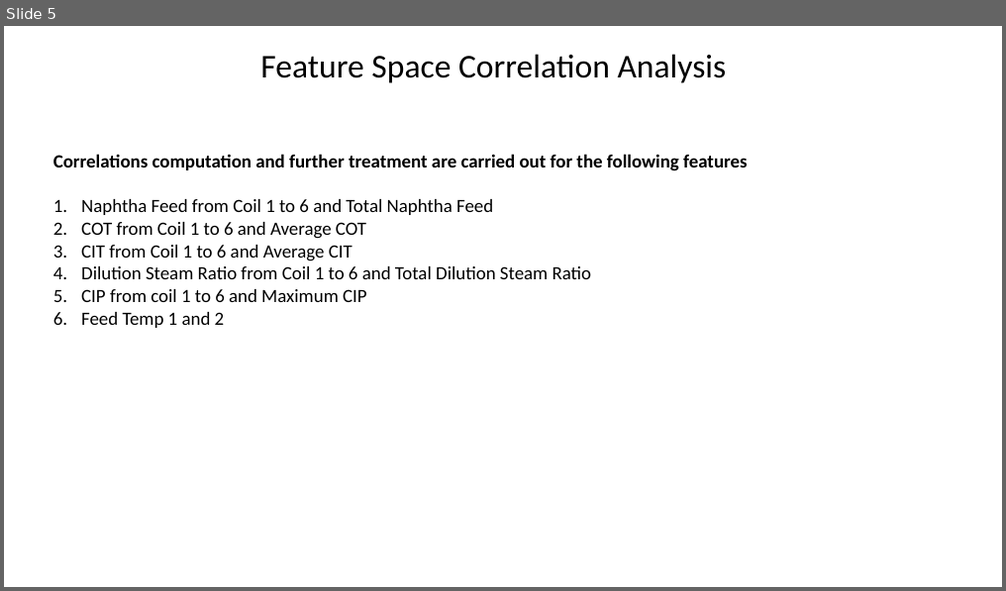
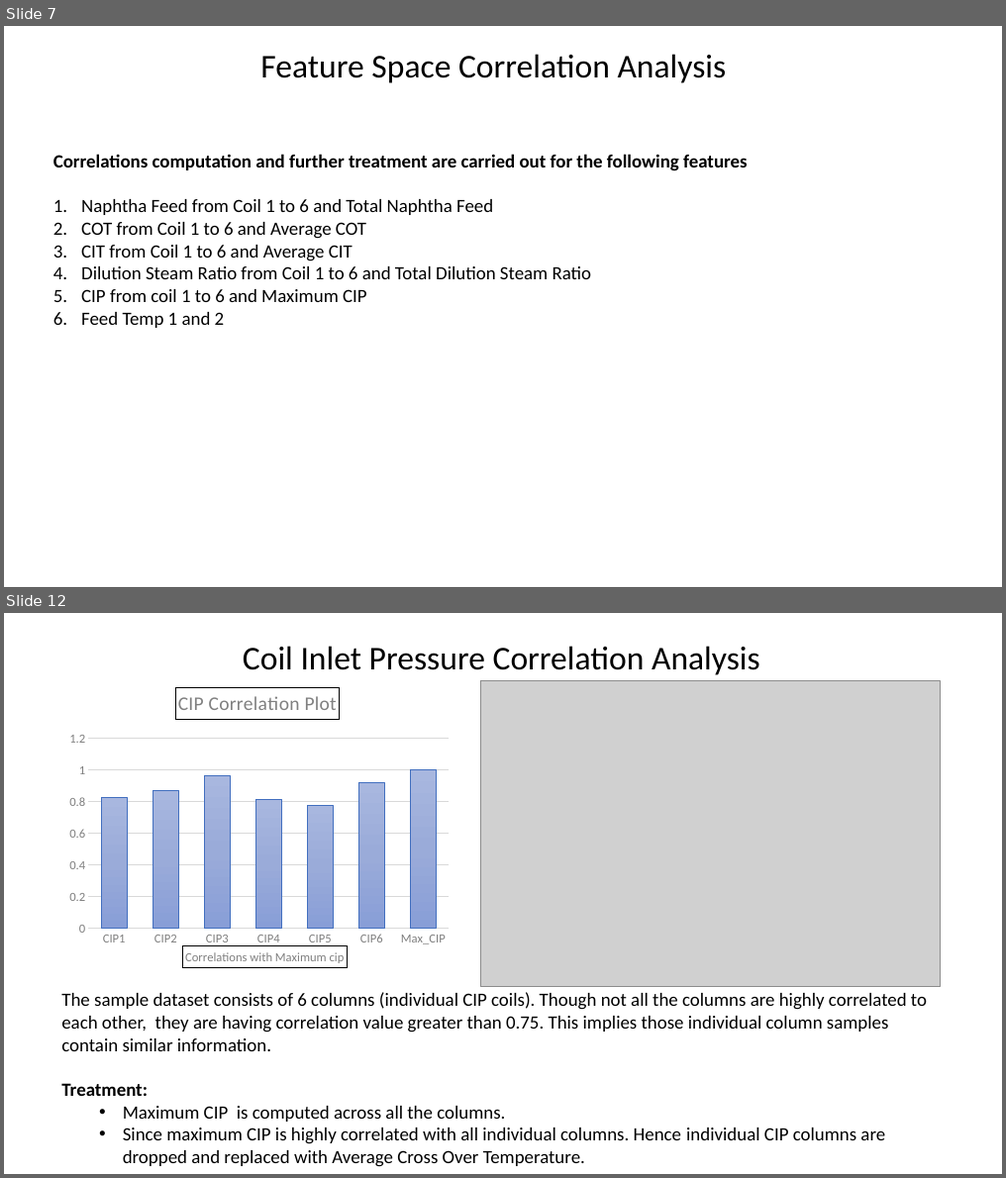
Before and after one commit to SabyasachiBhadra/CAP_106, a slide deck: CAP_106_Research_Env/EDA_Report/New Microsoft PowerPoint Presentation.pptx. Shown one above the other, each under a label of ours: slide 5 before the commit, slides 7 and 12 after it; the slides between them are not shown. The pictures are 1006x591 and 1006x1178 pixels, drawn with LibreOffice and Linux fonts; fonts in the diff are those of the drawing; grey boxes stand for pictures. Boxes give left, top, right and bottom in pixels: in the first picture for what was removed or moved away, otherwise in the second. Text is boxed around its words. In the diff, an @@ line names an element or a change of style, - is before the commit and + after.

```diff
--- a/CAP_106_Research_Env/EDA_Report/New Microsoft PowerPoint Presentation.pptx
+++ b/CAP_106_Research_Env/EDA_Report/New Microsoft PowerPoint Presentation.pptx
@@ slide 12 added at (x1=4, y1=613, x2=1002, y2=1174), background #FFFFFF @@
@@ text added at (x1=243, y1=646, x2=760, y2=675), 32 pt, text #000000 @@
+Coil Inlet Pressure Correlation Analysis
@@ column chart added at (x1=54, y1=688, x2=460, y2=978) @@
+title "CIP Correlation Plot "
+categories: CIP1, CIP2, CIP3, CIP4, CIP5, CIP6, Max_CIP
+Series 1: 0.83, 0.87, 0.97, 0.81, 0.78, 0.92, 1
@@ picture added at (x1=481, y1=681, x2=940, y2=986) @@
@@ text added at (x1=61, y1=992, x2=927, y2=1167), 18 pt, text #000000 @@
+The sample dataset consists of 6 columns (individual CIP coils). Though not all the columns are highly correlated to each other, they are having correlation value greater than 0.75. This implies those individual column samples contain similar information.
+Treatment:
+  • Maximum CIP is computed across all the columns.
+  • Since maximum CIP is highly correlated with all individual columns. Hence individual CIP columns are dropped and replaced with Average Cross Over Temperature.
@@ what was slide 5 is now slide 7 @@
```
Also in this commit, not shown: 6 other slides added, 23 other files.
